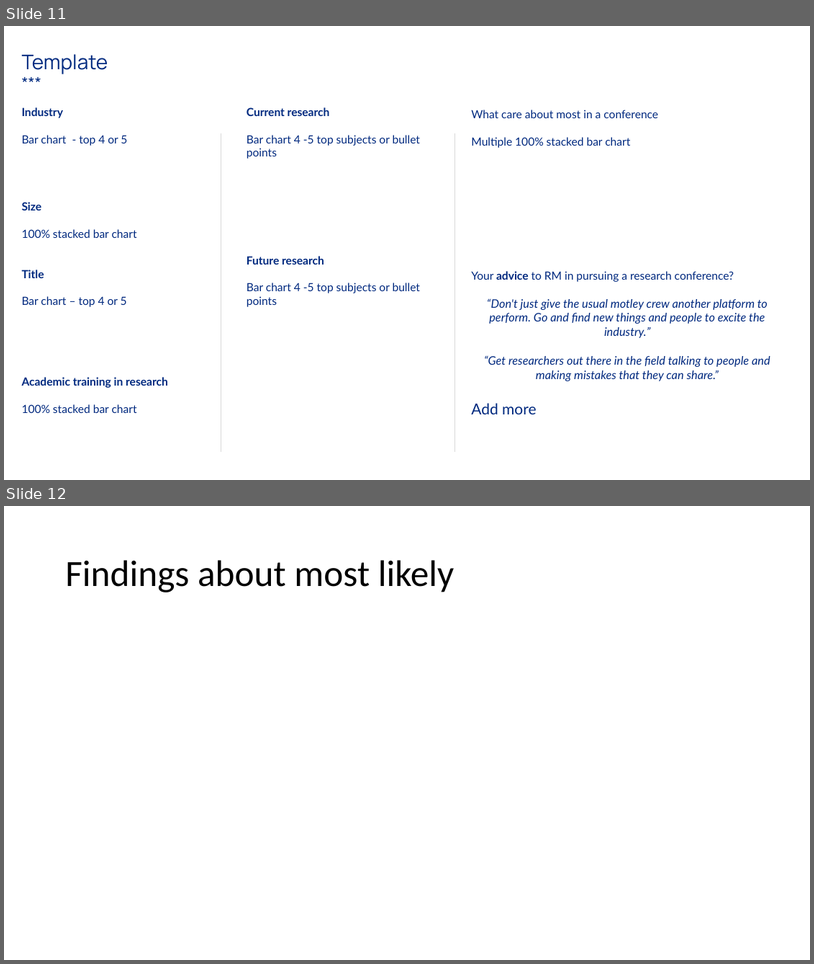
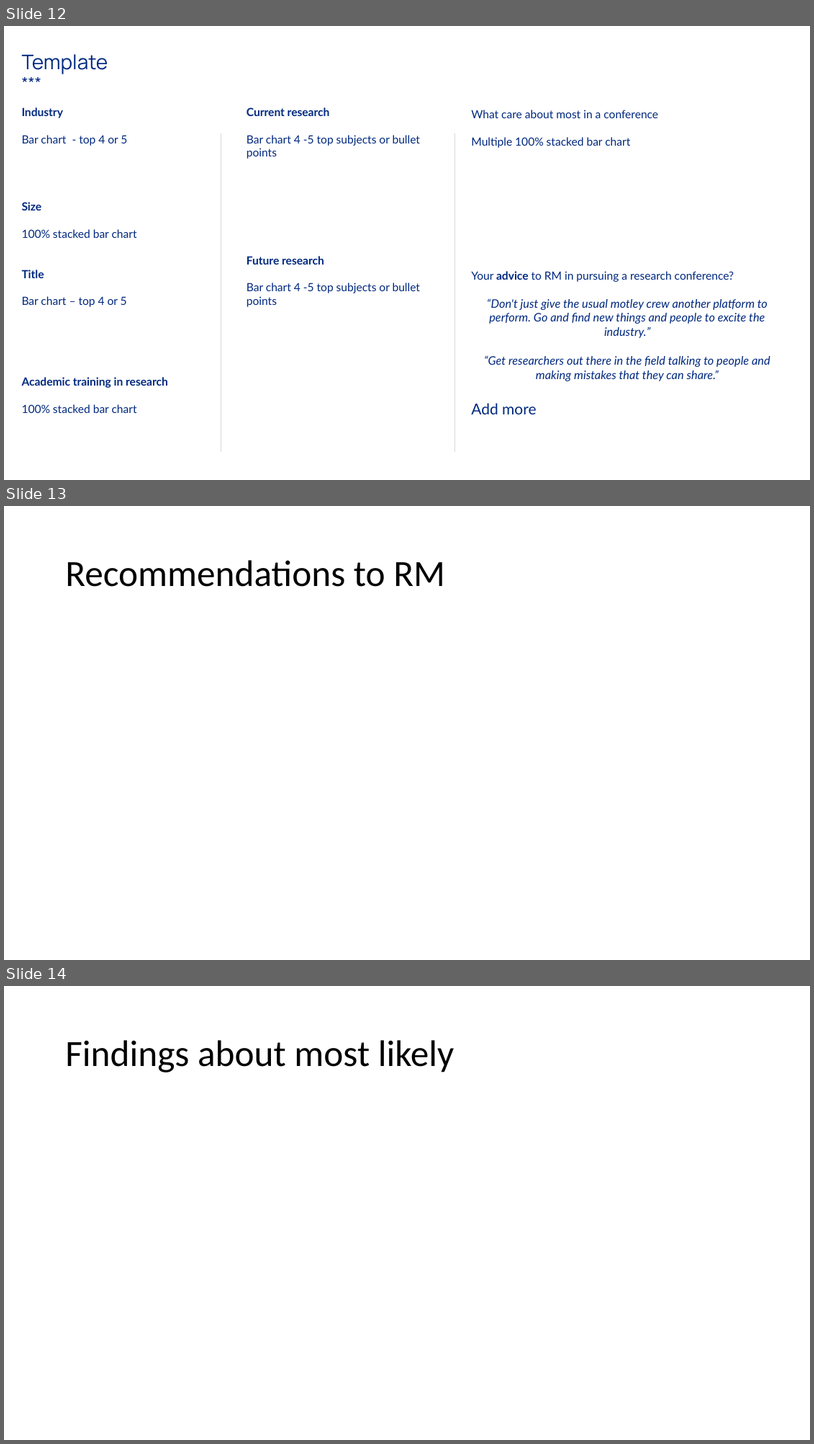
Before and after one commit to PersonaPredicta/Survey_Says..., a slide deck: New_personas.pptx. Shown one above the other, each under a label of ours: slides 11 and 12 before the commit, slides 12, 13 and 14 after it. The pictures are 814x964 and 814x1444 pixels, drawn with LibreOffice and Linux fonts; fonts in the diff are those of the drawing. Boxes give left, top, right and bottom in pixels: in the first picture for what was removed or moved away, otherwise in the second. Text is boxed around its words. In the diff, an @@ line names an element or a change of style, - is before the commit and + after.

```diff
--- a/New_personas.pptx
+++ b/New_personas.pptx
@@ slide 13 added at [4,506,810,960], background #FFFFFF @@
@@ title added at [65,560,445,587], 44 pt, text #000000 @@
+Recommendations to RM
@@ what was slide 11 is now slide 12 @@
@@ what was slide 12 is now slide 14 @@
```
Also in this commit, not shown: 1 slide changed, 2 other slides added.
